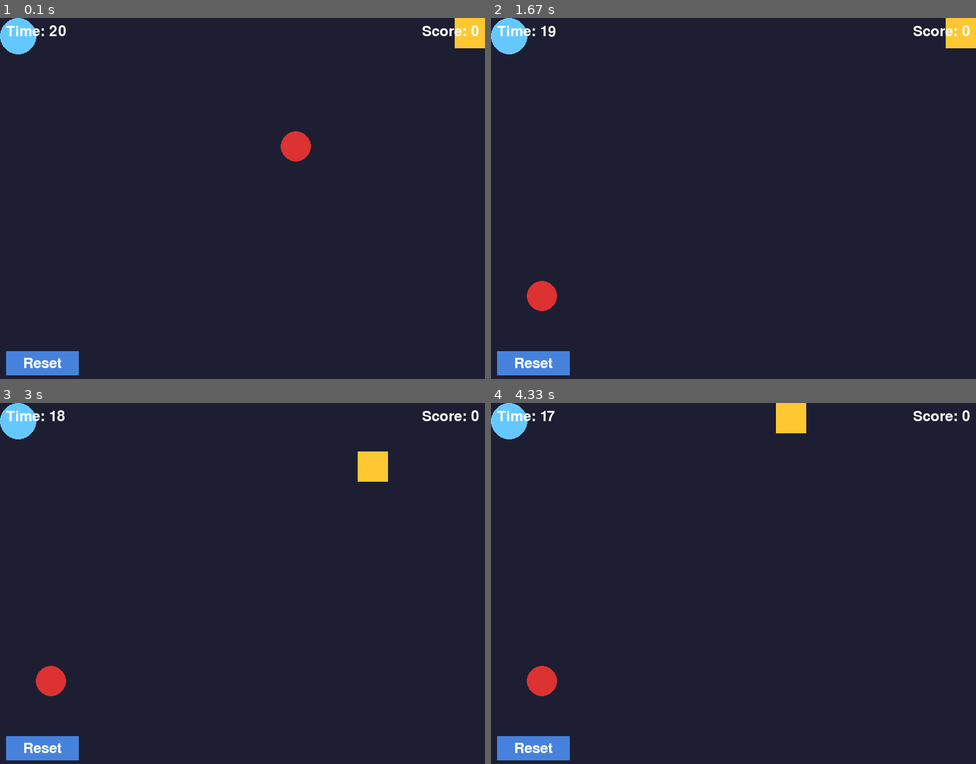
Above: before the commit, frames 1-4 (two rows, left to right).
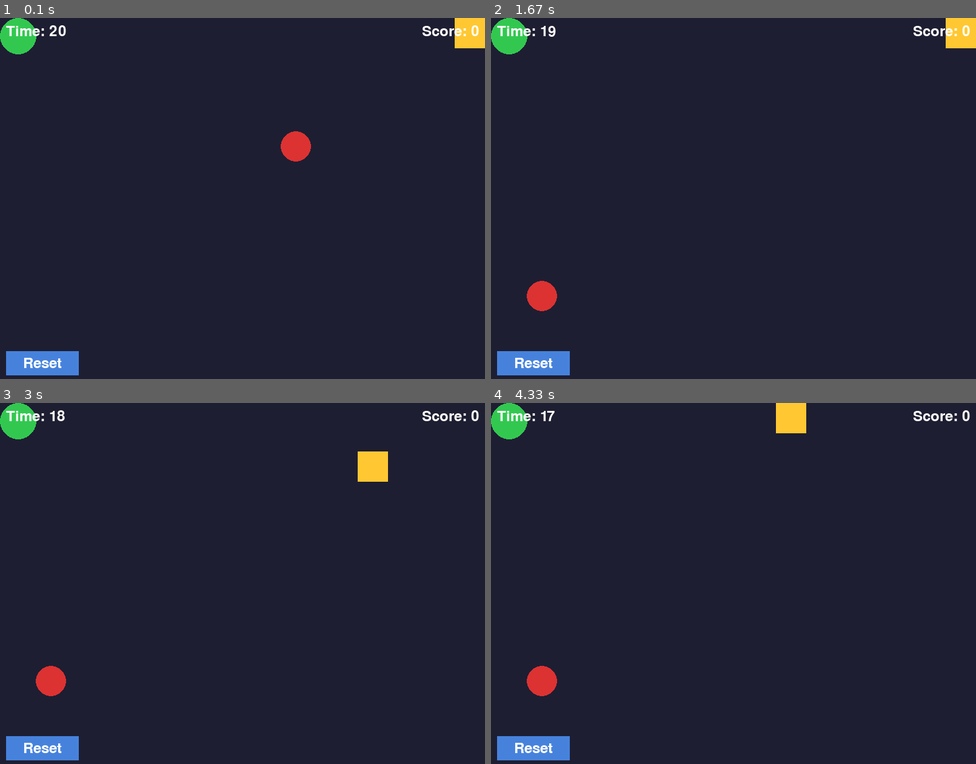
Above: after the commit, the same moments.

Repository: SivanTheGreat/pygame-lesson2-SivanTheGreat
Game: pygame game, started from main.py
Two runs of this game, one before a commit and one after it. Both use one fixed random seed, a clock stepped at 60 frames per second and the inputs below.
Inputs:
- Up to frame 1 (0.1 s): no input
- Up to frame 2 (1.67 s): click "Reset" at 0.38 s; hold Up 1.17-1.63 s
- Up to frame 3 (3 s): hold Left 2.17-2.7 s; hold Down from 2.73 s (still down)
- Up to frame 4 (4.33 s): release Down at 3.03 s; hold Left 3.07-3.47 s; hold Up 3.5-3.87 s

The runs differ from the first frame. In frame 1, 0.5% of the frame differs, in the area x 0-8%, y 0-11%; in frame 2, 0.5%; in frame 3, 0.5%; in frame 4, 0.5%.

Commit message:
Update main.py

Diff:
--- a/main.py
+++ b/main.py
@@ -2,7 +2,7 @@
 import pygame
 import random
 
-# הכנת Pygame לעבודה והגדרת גופן להצגת טקסט.
+# אתחול Pygame והגדרת גופן לשימוש בהצגת טקסט במשחק.
 pygame.init()
 score_font = pygame.font.Font(None, 36)
 
@@ -41,11 +41,14 @@
 def random_free_position(radius, other_x, other_y, other_radius):
     # מחפשים מיקום אקראי שבו העיגול החדש לא ייגע באובייקטים אחרים.
     while True:
+        # בוחרים את מרכז העיגול כך שכל העיגול יישאר בתוך המסך.
         candidate_x = random.randint(radius, WIDTH - radius)
         candidate_y = random.randint(radius, HEIGHT - radius)
 
+        # מוצאים את הנקודה בריבוע שהכי קרובה למרכז העיגול.
         closest_x = max(x_re, min(candidate_x, x_re + PLAYER_SIZE))
         closest_y = max(y_re, min(candidate_y, y_re + PLAYER_SIZE))
+        # במקום לחשב את המרחק בעזרת שורש ריבועי, משווים את ריבועי המרחקים.
         square_distance = (
             (candidate_x - closest_x) ** 2
             + (candidate_y - closest_y) ** 2
@@ -59,6 +62,7 @@
         if (
             square_distance > radius ** 2
             and circles_distance > (radius + other_radius) ** 2):
+            # מחזירים את המיקום רק לאחר שעבר את שתי בדיקות המרחק.
             return candidate_x, candidate_y
 
 
@@ -135,7 +139,7 @@
 
         pygame.draw.circle(
             screen,
-            (100, 200, 255),
+            (50, 200, 80),
             (x_cir, y_cir), RADIUS #רדיוס הוא חצי מכל האורך כלומר חצי מהקוטר
         )
 
@@ -145,15 +149,15 @@
             (220, 50, 50),
             (x_boom, y_boom), BOOM_RADIUS
         )
-        #ריבוע
+        # מגבילים את הריבוע כדי שלא יוכל לצאת מגבולות החלון.
         x_re = max(0, min(x_re, WIDTH - PLAYER_SIZE))
         y_re = max(0, min(y_re, HEIGHT - PLAYER_SIZE))
 
-        #עיגול
+        # מגבילים גם את העיגול, לפי הרדיוס שלו, כדי שלא ייחתך בקצה המסך.
         x_cir = max(RADIUS, min(x_cir, WIDTH - RADIUS))
         y_cir = max(RADIUS, min(y_cir, HEIGHT - RADIUS))
 
-        # בדיקה מדויקת אם המרחק בין הריבוע לעיגול קטן מרדיוס העיגול.
+        # בודקים אם המרחק בין מרכז העיגול לנקודה הקרובה בריבוע קטן מהרדיוס.
         closest_x = max(x_re, min(x_cir, x_re + PLAYER_SIZE))
         closest_y = max(y_re, min(y_cir, y_re + PLAYER_SIZE))
         distance_x = x_cir - closest_x
@@ -163,6 +167,7 @@
             <= RADIUS ** 2
         )
 
+        # אותה בדיקה עבור העיגול האדום, שמעניש את השחקן במגע.
         boom_closest_x = max(x_re, min(x_boom, x_re + PLAYER_SIZE))
         boom_closest_y = max(y_re, min(y_boom, y_re + PLAYER_SIZE))
         boom_distance_x = x_boom - boom_closest_x
